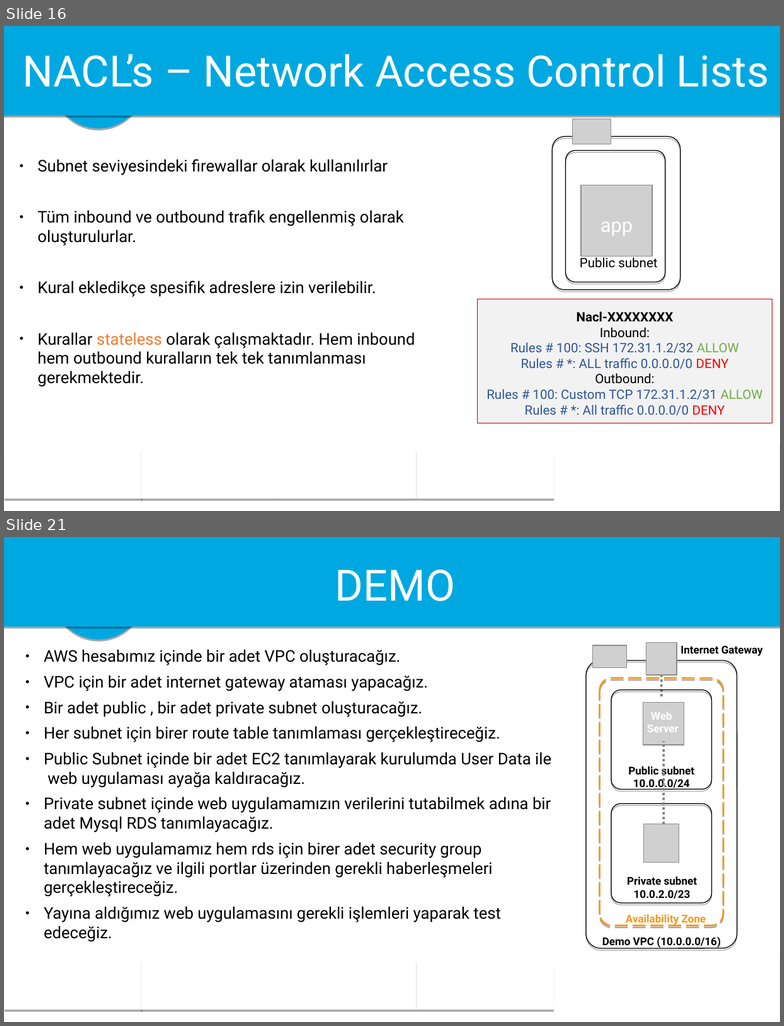
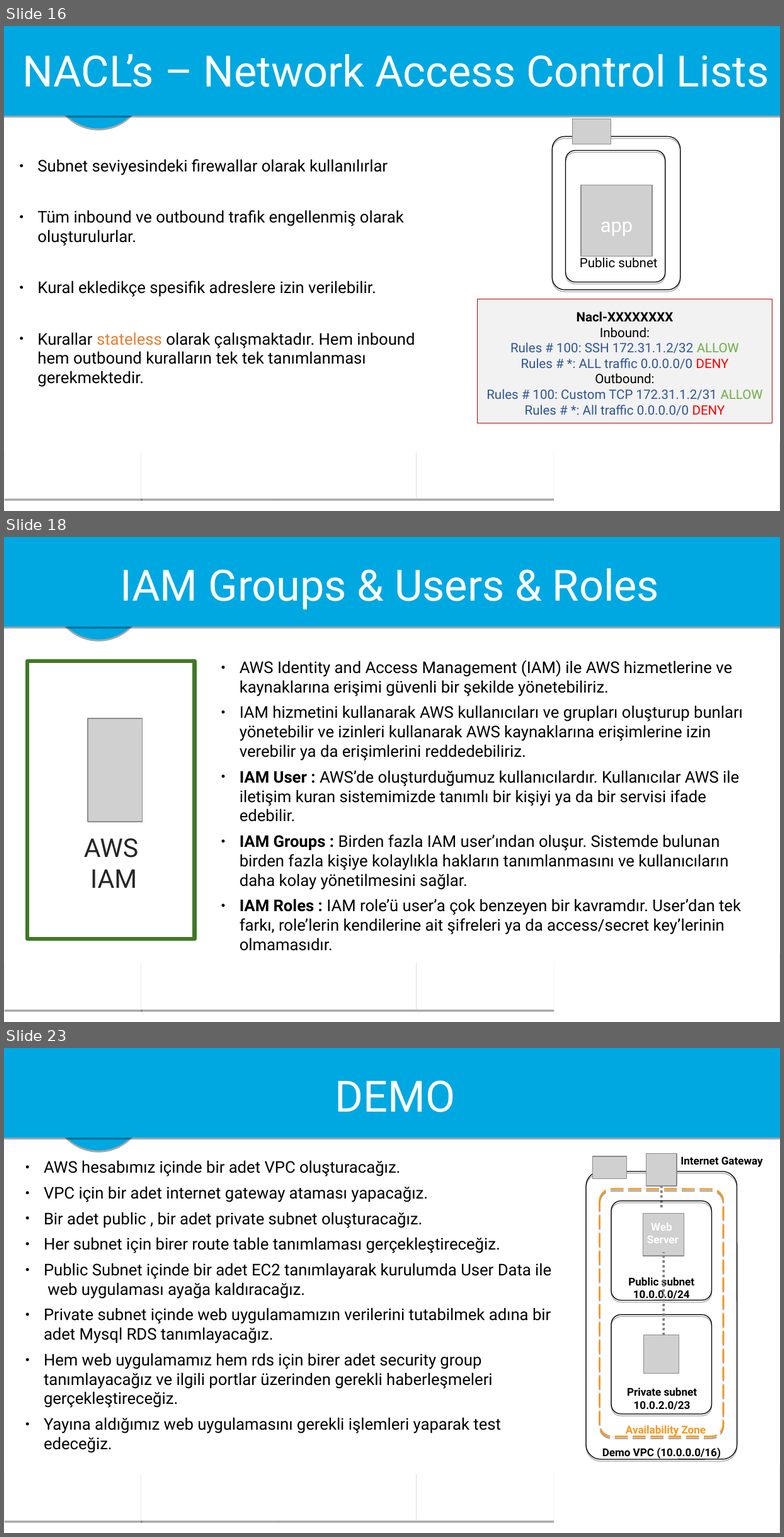
Before and after one commit to naimalpermuhacir/aws-webinar-presentation, a slide deck: creating-a-vpc-and-deploying-a-web-application/creating-a-vpc-and-deploying-a-web-application.odp. Shown one above the other, each under a label of ours: slides 16 and 21 before the commit, slides 16, 18 and 23 after it; the slides between them are not shown. The pictures are 784x1026 and 784x1537 pixels, drawn with LibreOffice and Linux fonts; fonts in the diff are those of the drawing; grey boxes stand for pictures; background and template pictures are left out. Boxes give left, top, right and bottom in pixels: in the first picture for what was removed or moved away, otherwise in the second. Text is boxed around its words. In the diff, an @@ line names an element or a change of style, - is before the commit and + after.

```diff
--- a/creating-a-vpc-and-deploying-a-web-application/creating-a-vpc-and-deploying-a-web-application.odp
+++ b/creating-a-vpc-and-deploying-a-web-application/creating-a-vpc-and-deploying-a-web-application.odp
@@ slide 18 added at box(4, 537, 780, 1022), background #FFFFFF; not listed: 8 template elements that a slide beside it also shows @@
@@ title added at box(120, 568, 659, 609), 40 pt, text #FFFFFF @@
+IAM Groups & Users & Roles
@@ rectangle added at box(27, 661, 195, 939), outline #407927 4 pt @@
@@ text added at box(240, 660, 743, 951), 15 pt, text #000000 @@
+● AWS Identity and Access Management (IAM) ile AWS hizmetlerine ve kaynaklarına erişimi güvenli bir şekilde yönetebiliriz.
+● IAM hizmetini kullanarak AWS kullanıcıları ve grupları oluşturup bunları yönetebilir ve izinleri kullanarak AWS kaynaklarına erişimlerine izin verebilir ya da erişimlerini reddedebiliriz.
+● IAM User : AWS’de oluşturduğumuz kullanıcılardır. Kullanıcılar AWS ile iletişim kuran sistemimizde tanımlı bir kişiyi ya da bir servisi ifade edebilir.
+● IAM Groups : Birden fazla IAM user’ından oluşur. Sistemde bulunan birden fazla kişiye kolaylıkla hakların tanımlanmasını ve kullanıcıların daha kolay yönetilmesini sağlar.
+● IAM Roles : IAM role’ü user’a çok benzeyen bir kavramdır. User’dan tek farkı, role’lerin kendilerine ait şifreleri ya da access/secret key’lerinin olmamasıdır.
@@ picture added at box(88, 718, 142, 822) @@
@@ text added at box(84, 838, 138, 888), 24 pt, text #262626 @@
+AWS
+IAM
@@ what was slide 21 is now slide 23 @@
```
Also in this commit, not shown: 5 slides changed, 1 other slide added, 3 other files.
